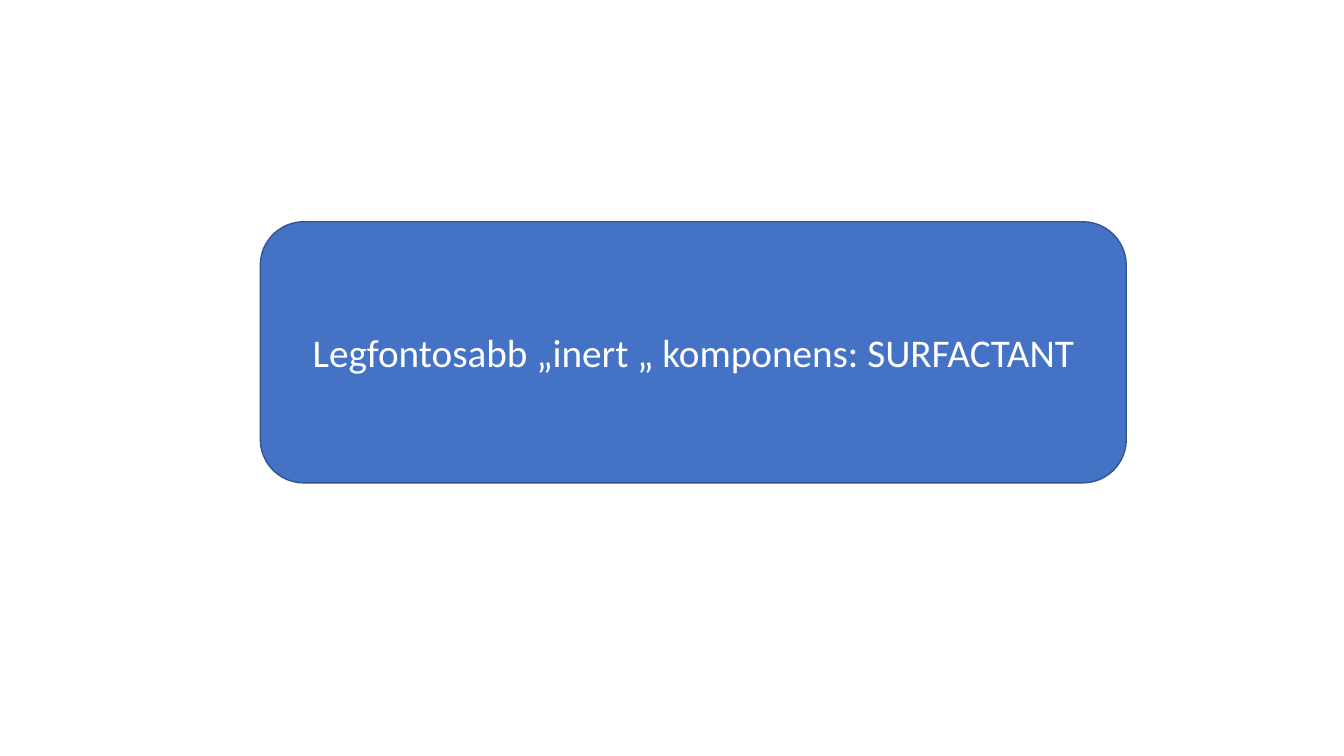
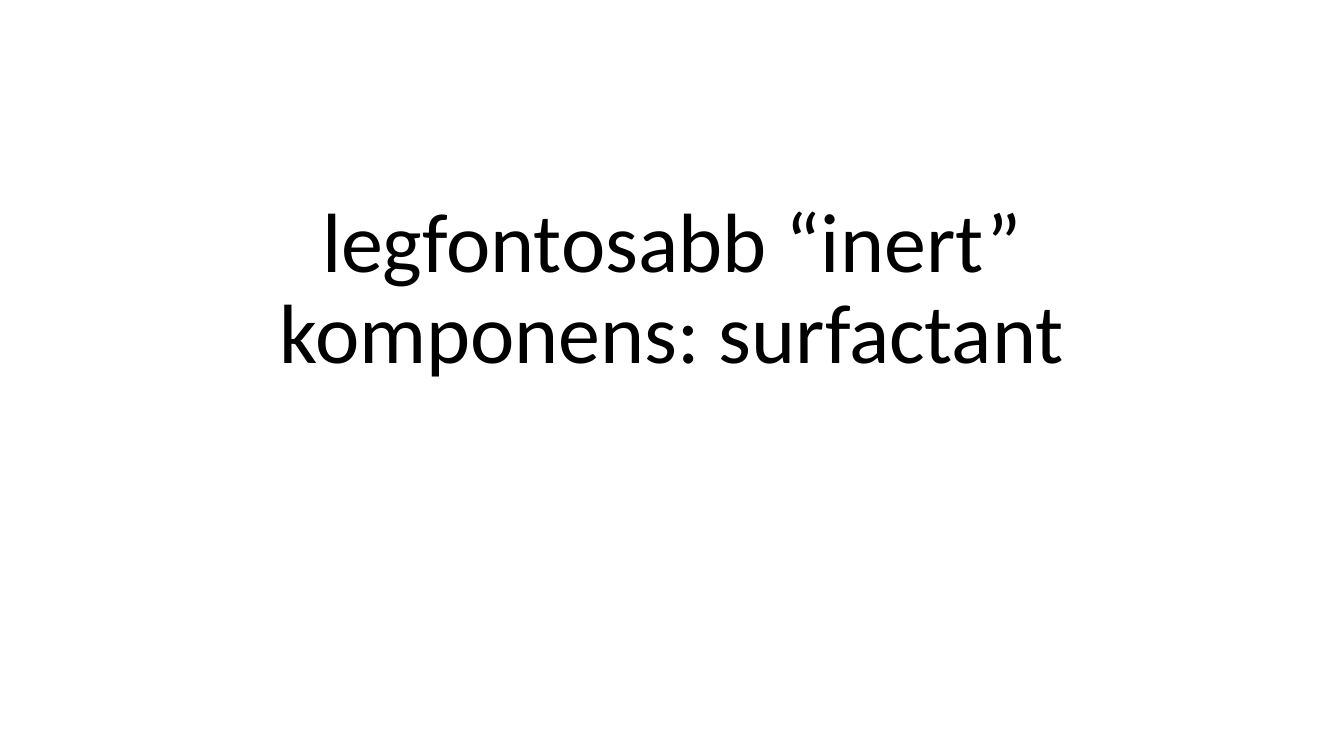
Before and after one commit to LilianaBohus/chemistry-presenations, a slide deck: slide 15 of formulations-and-surfactants.pptx (slide 14 before the commit). Drawn at 1344x756 pixels with LibreOffice and Linux fonts; fonts in the diff are those of the drawing. Boxes give left, top, right and bottom in pixels: in the first picture for what was removed or moved away, otherwise in the second. Text is boxed around its words. In the diff, an @@ line names an element or a change of style, - is before the commit and + after.

```diff
--- a/formulations-and-surfactants.pptx
+++ b/formulations-and-surfactants.pptx
@@ title "legfontosabb “inert” komponens: surfactant": place and size @@
-title "legfontosabb “inert” komponens: surfactant" at <box>260,222,1126,483</box>
+title "legfontosabb “inert” komponens: surfactant" at <box>280,211,1064,377</box>
@@ title "legfontosabb “inert” komponens: surfactant" at <box>280,211,1064,377</box>: vertical alignment middle to bottom; fill #4472C4 to none; outline #325491 1 pt to none @@
@@ title at <box>280,211,1064,377</box>: text changed; size 28 to 60 pt; text colour #FFFFFF to #000000 @@
-Legfontosabb „inert „ komponens: SURFACTANT
+legfontosabb “inert” komponens: surfactant
```
Also in this commit, not shown: 3 other slides changed, 4 slides added, 3 slides removed.
